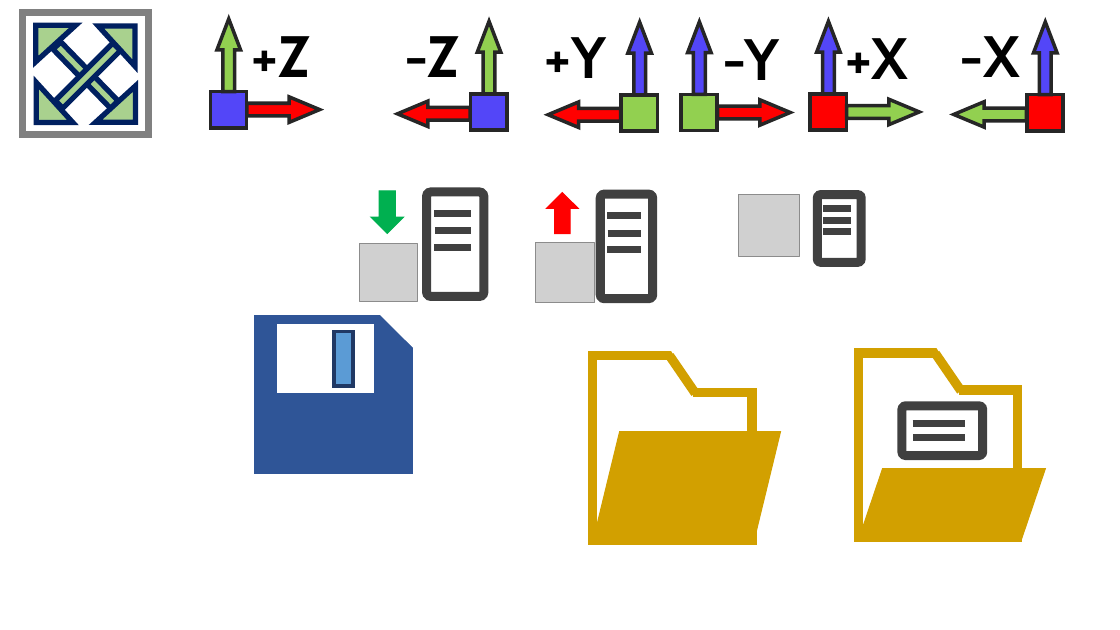
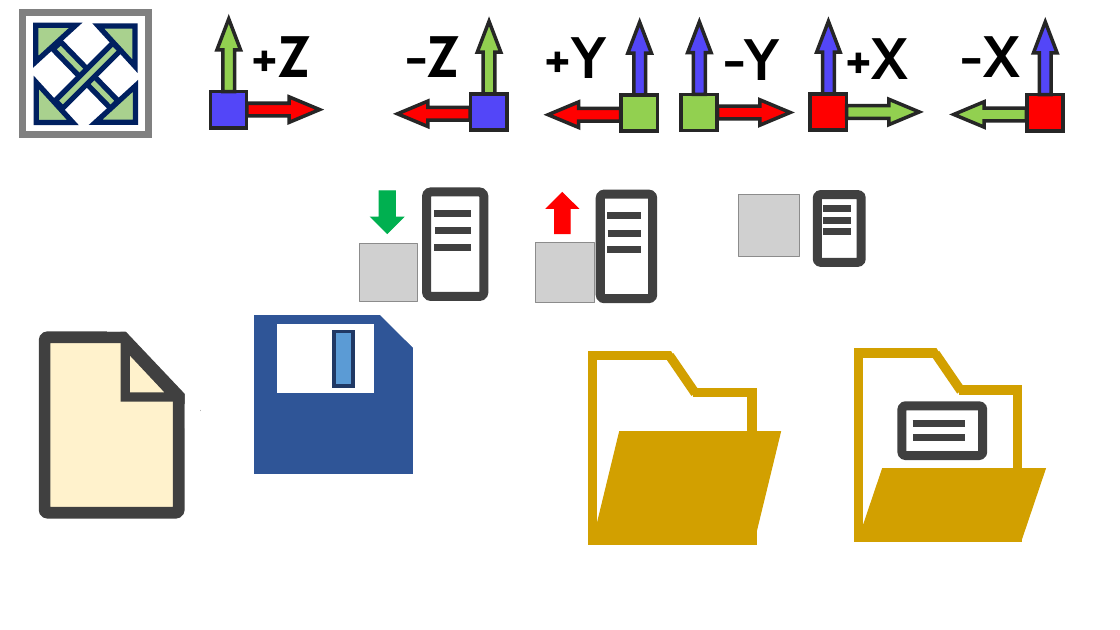
Before and after one commit to luchete80/fluxsol, a slide deck: slide 1 of FluxSol-CAE/Icons/Icons.pptx. Drawn at 1120x630 pixels with LibreOffice and Linux fonts; fonts in the diff are those of the drawing; grey boxes stand for pictures. Boxes give left, top, right and bottom in pixels: in the first picture for what was removed or moved away, otherwise in the second. Text is boxed around its words. In the diff, an @@ line names an element or a change of style, - is before the commit and + after.

```diff
--- a/FluxSol-CAE/Icons/Icons.pptx
+++ b/FluxSol-CAE/Icons/Icons.pptx
@@ rectangle added at [107,316,147,331], fill #FFFFFF @@
@@ right triangle added at [117,322,197,410], fill #FFFFFF @@
@@ rounded rectangle added at [45,338,179,513], fill #FFF2CC, outline #404040 10 pt @@
@@ line added from (121, 332) to (198, 413), #404040 6 pt @@
@@ right triangle added at [125,344,175,397], fill #FFF2CC, outline #404040 8 pt @@
@@ rectangle added at [185,388,200,429], fill #FFFFFF @@
```
Also in this commit, not shown: 1 other slide changed, 10 other files.
